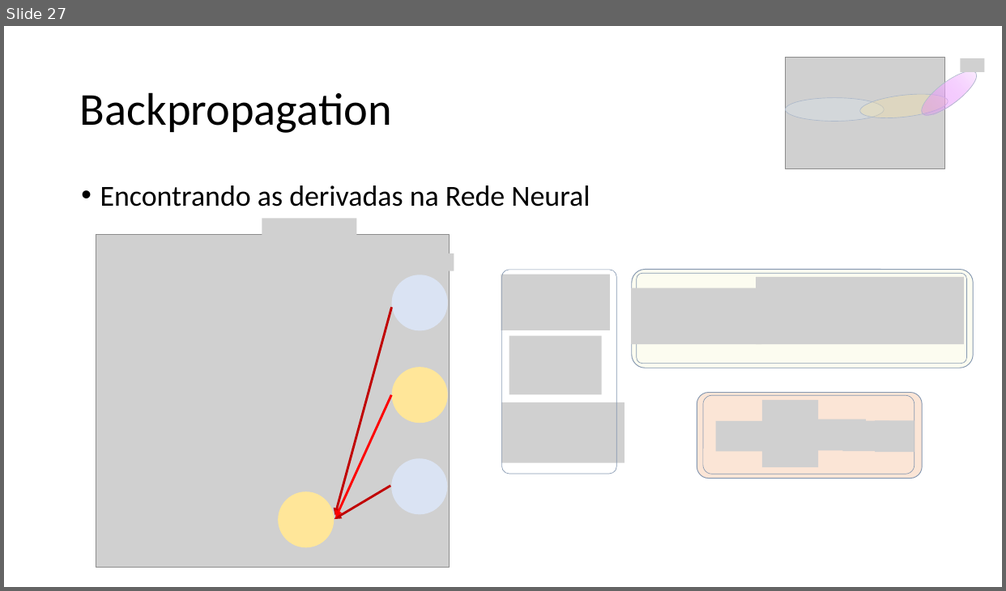
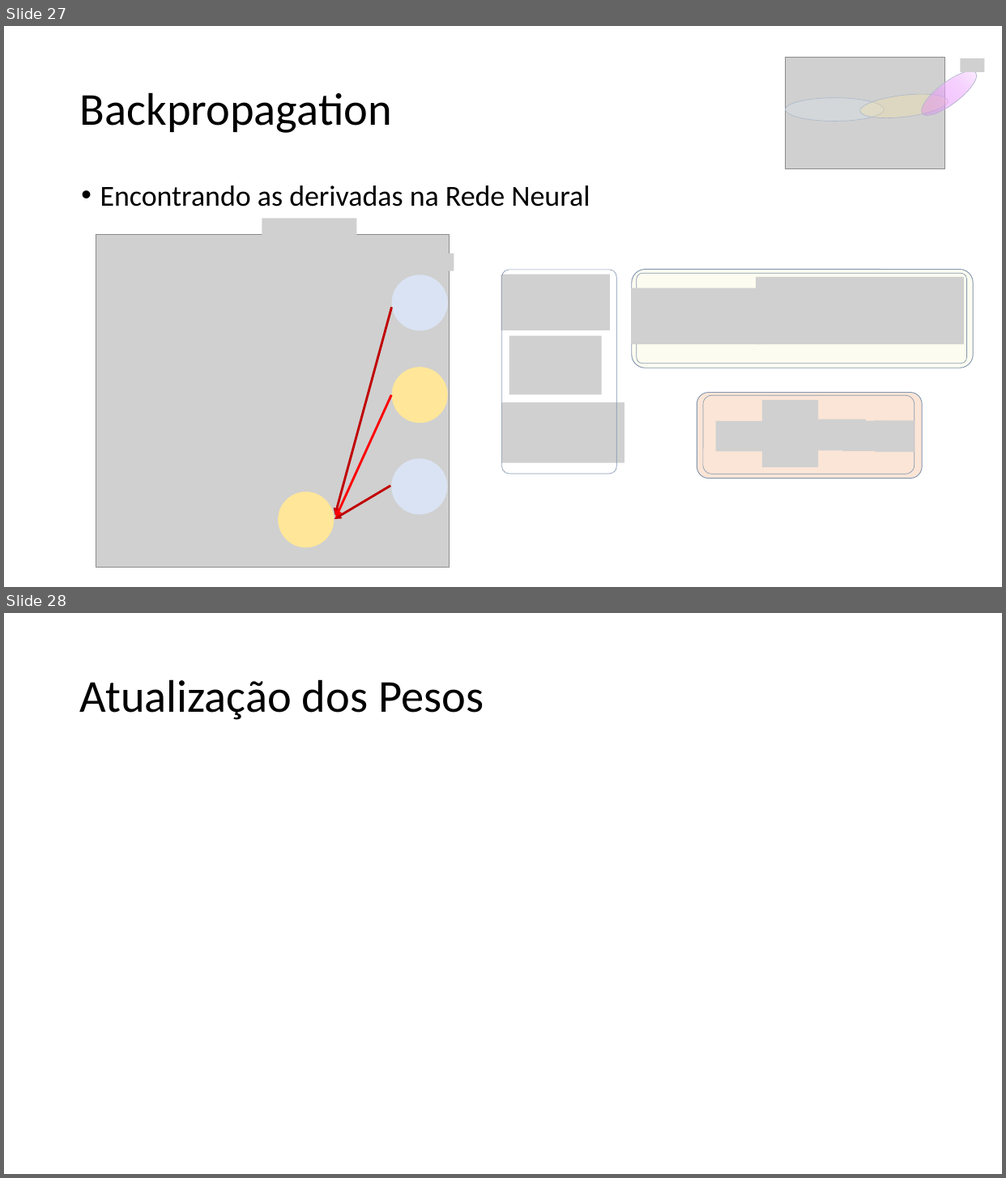
Before and after one commit to jairoalves/backpropagation, a slide deck: oficina de backpropagation/Backprop_LAMFO_Jairo.pptx. Shown one above the other, each under a label of ours: slide 27 before the commit, slides 27 and 28 after it. The pictures are 1006x591 and 1006x1178 pixels, drawn with LibreOffice and Linux fonts; fonts in the diff are those of the drawing; grey boxes stand for pictures; background and template pictures are left out. Boxes give left, top, right and bottom in pixels: in the first picture for what was removed or moved away, otherwise in the second. Text is boxed around its words. In the diff, an @@ line names an element or a change of style, - is before the commit and + after.

```diff
--- a/oficina de backpropagation/Backprop_LAMFO_Jairo.pptx
+++ b/oficina de backpropagation/Backprop_LAMFO_Jairo.pptx
@@ slide 28 added at [4,613,1002,1174], background #FFFFFF @@
@@ title added at [80,679,484,720], 44 pt, text #000000 @@
+Atualização dos Pesos
```
Also in this commit, not shown: 1 slide removed.
